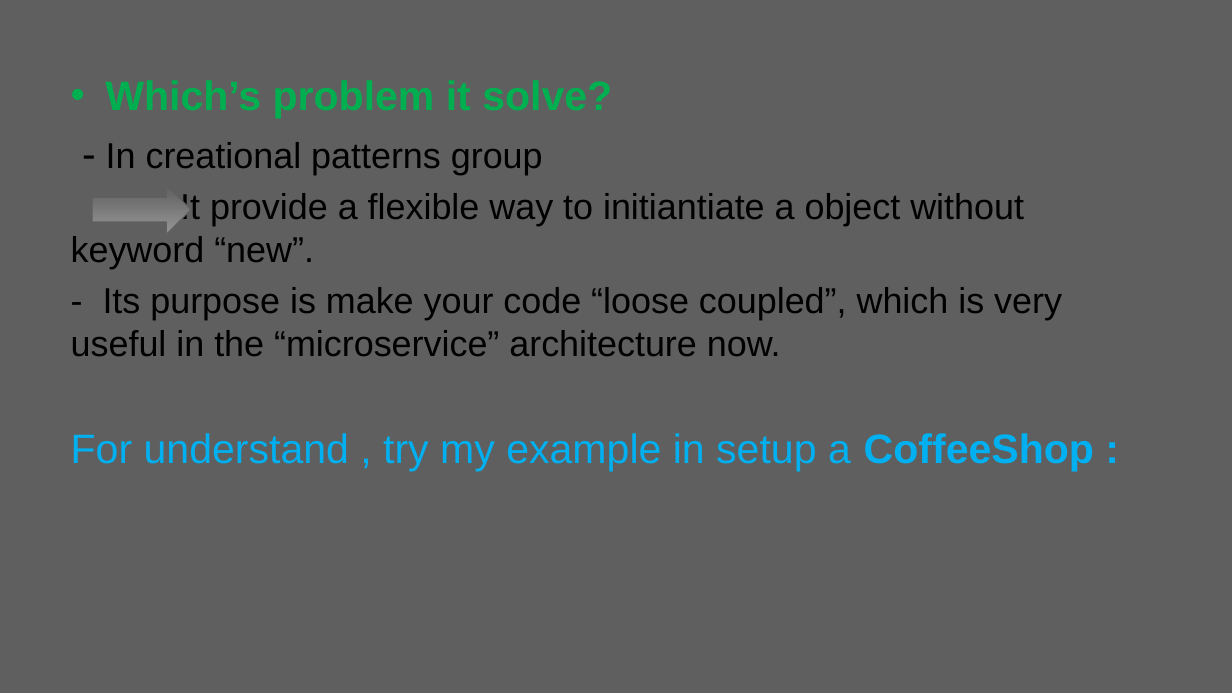
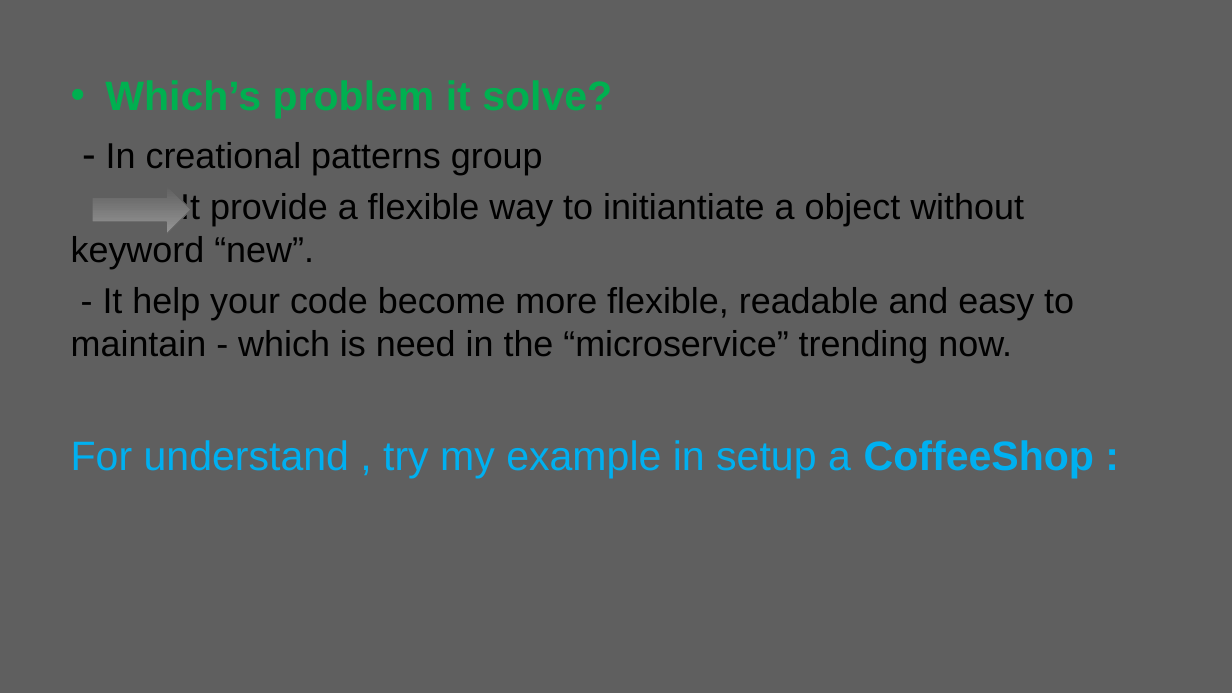
Before and after one commit to duyhelloworld/java-learning, a slide deck: slide 13 of DesignPatterns/slide_Design_Pattern.pptx. Drawn at 1232x693 pixels with LibreOffice and Linux fonts; fonts in the diff are those of the drawing; background and template pictures are left out. Boxes give left, top, right and bottom in pixels: in the first picture for what was removed or moved away, otherwise in the second. Text is boxed around its words. In the diff, an @@ line names an element or a change of style, - is before the commit and + after.

```diff
--- a/DesignPatterns/slide_Design_Pattern.pptx
+++ b/DesignPatterns/slide_Design_Pattern.pptx
@@ text at (71,287,1074,363): text changed @@
-- Its purpose is make your code “loose coupled”, which is very useful in the “microservice” architecture now.
+- It help your code become more flexible, readable and easy to maintain - which is need in the “microservice” trending now.
```
Also in this commit, not shown: 1 slide added, 1 other file.
